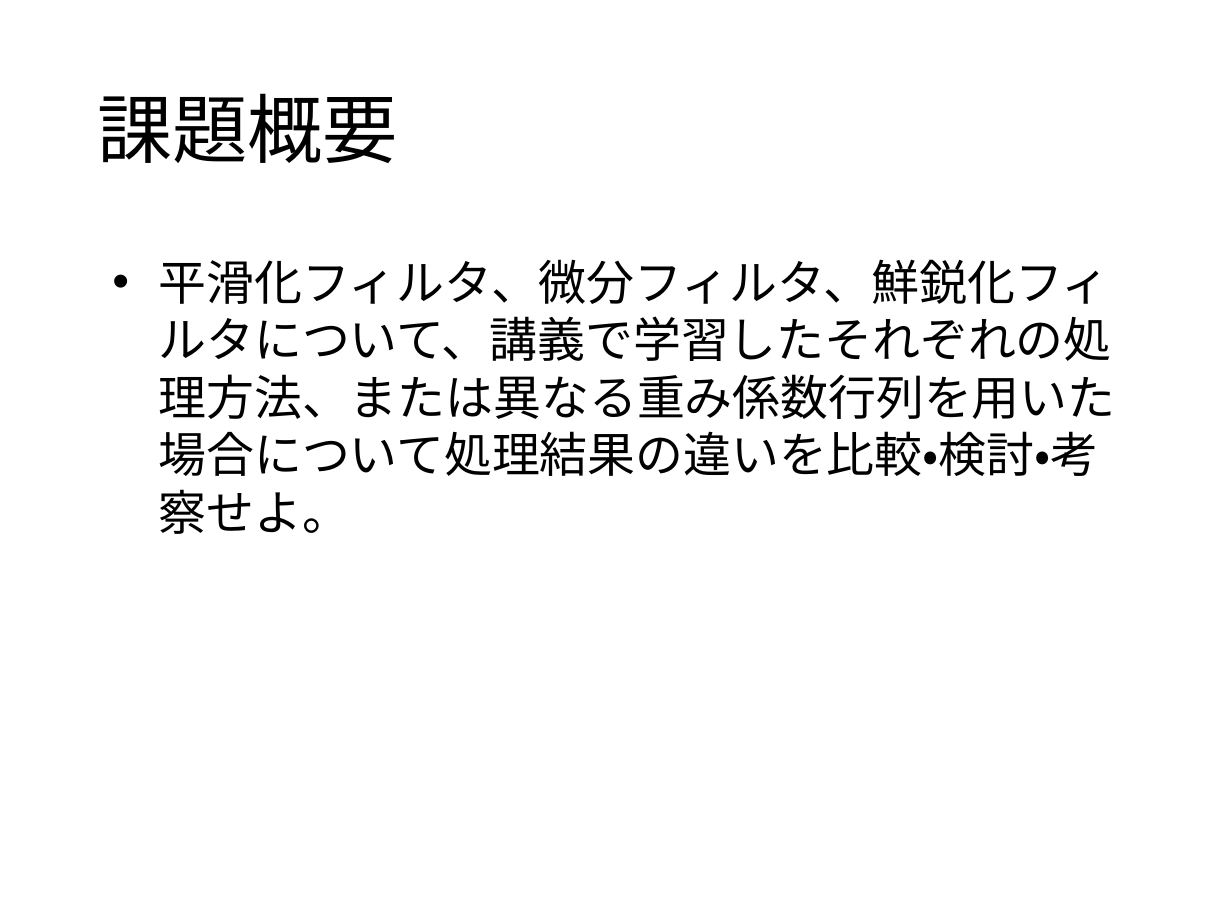
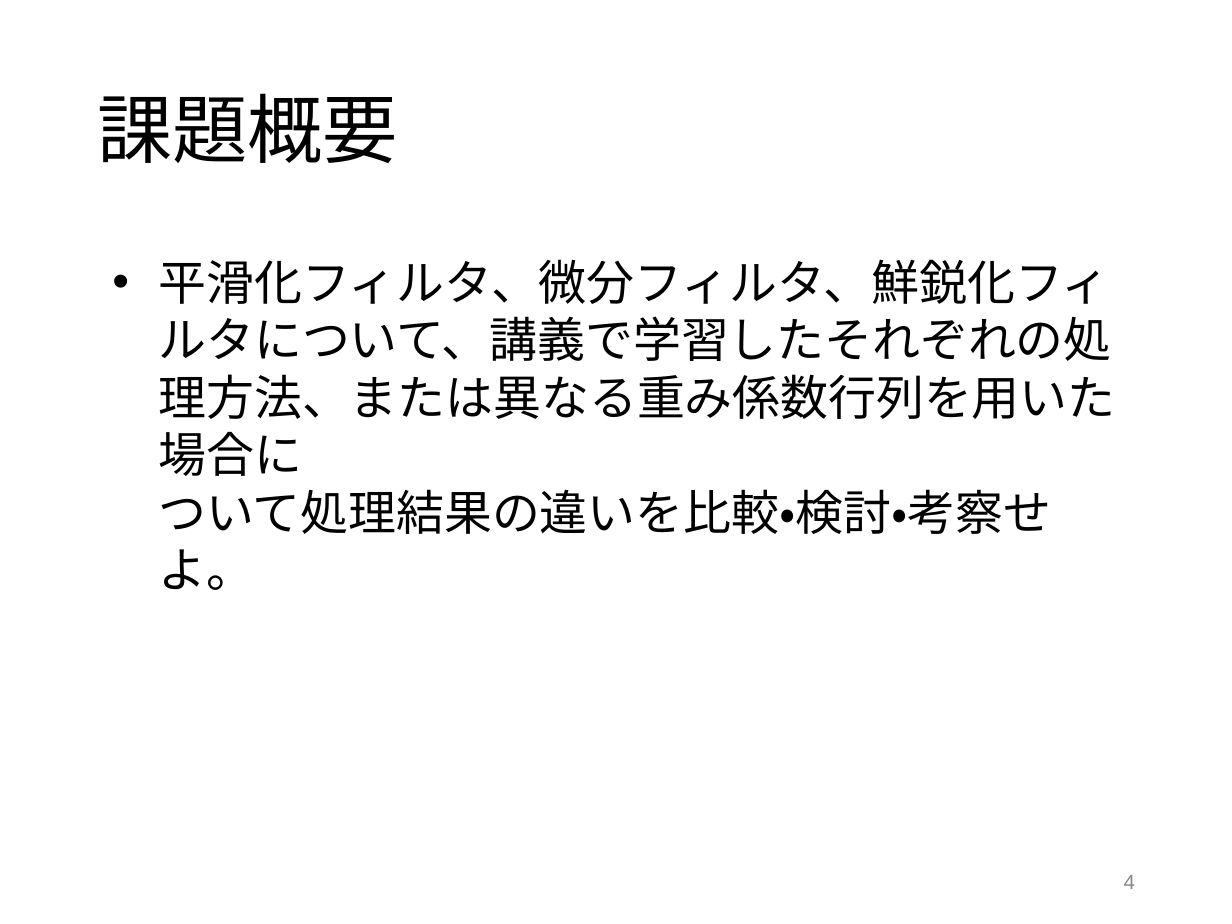
Before and after one commit to tamu0106/IN4_exp, a slide deck: slide 4 of exp_c/slide/exp_C_refine.pptx. Drawn at 1232x924 pixels with LibreOffice and Linux fonts; fonts in the diff are those of the drawing. Boxes give left, top, right and bottom in pixels: in the first picture for what was removed or moved away, otherwise in the second. Text is boxed around its words. In the diff, an @@ line names an element or a change of style, - is before the commit and + after.

```diff
--- a/exp_c/slide/exp_C_refine.pptx
+++ b/exp_c/slide/exp_C_refine.pptx
@@ text at (x1=159, y1=259, x2=1116, y2=590): spaces changed @@
-• 平滑化フィルタ、微分フィルタ、鮮鋭化フィルタについて、講義で学習したそれぞれの処理方法、または異なる重み係数行列を用いた場合について処理結果の違いを比較・検討・考察せよ。
+• 平滑化フィルタ、微分フィルタ、鮮鋭化フィルタについて、講義で学習したそれぞれの処理方法、または異なる重み係数行列を用いた場合に
+  ついて処理結果の違いを比較・検討・考察せよ。
@@ page number added at (x1=1124, y1=875, x2=1135, y2=889), 12 pt, text #888888 @@
+4
```
Also in this commit, not shown: 10 other slides changed, 1 other file.
